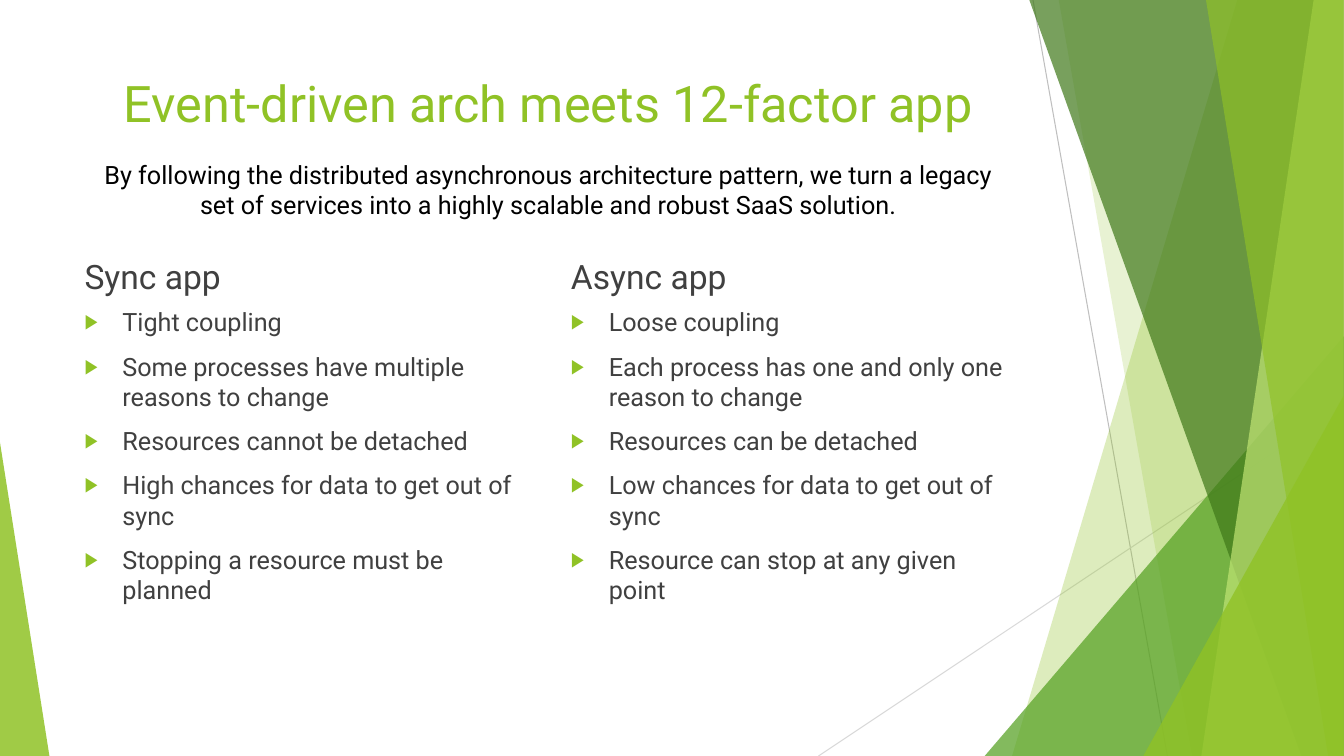
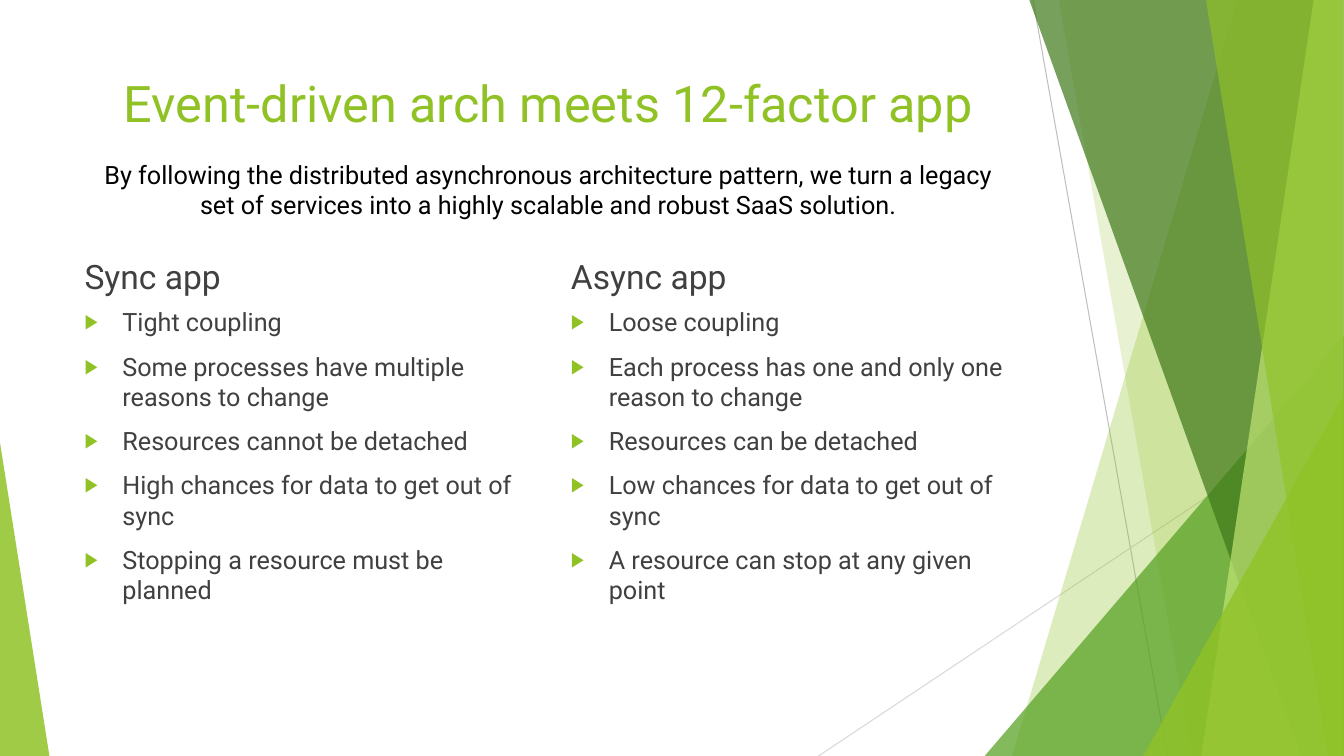
Before and after one commit to dsosedov/event-driven-arch-demo, a slide deck: slide 6 of doc/deck.pptx. Drawn at 1344x756 pixels with LibreOffice and Linux fonts; fonts in the diff are those of the drawing. Boxes give left, top, right and bottom in pixels: in the first picture for what was removed or moved away, otherwise in the second. Text is boxed around its words. In the diff, an @@ line names an element or a change of style, - is before the commit and + after.

Commit message:
Update deck

```diff
--- a/doc/deck.pptx
+++ b/doc/deck.pptx
@@ text at [609,551,972,604]: text changed @@
-▶ Resource can stop at any given point
+▶ A resource can stop at any given point
```
Also in this commit, not shown: 1 other file.
